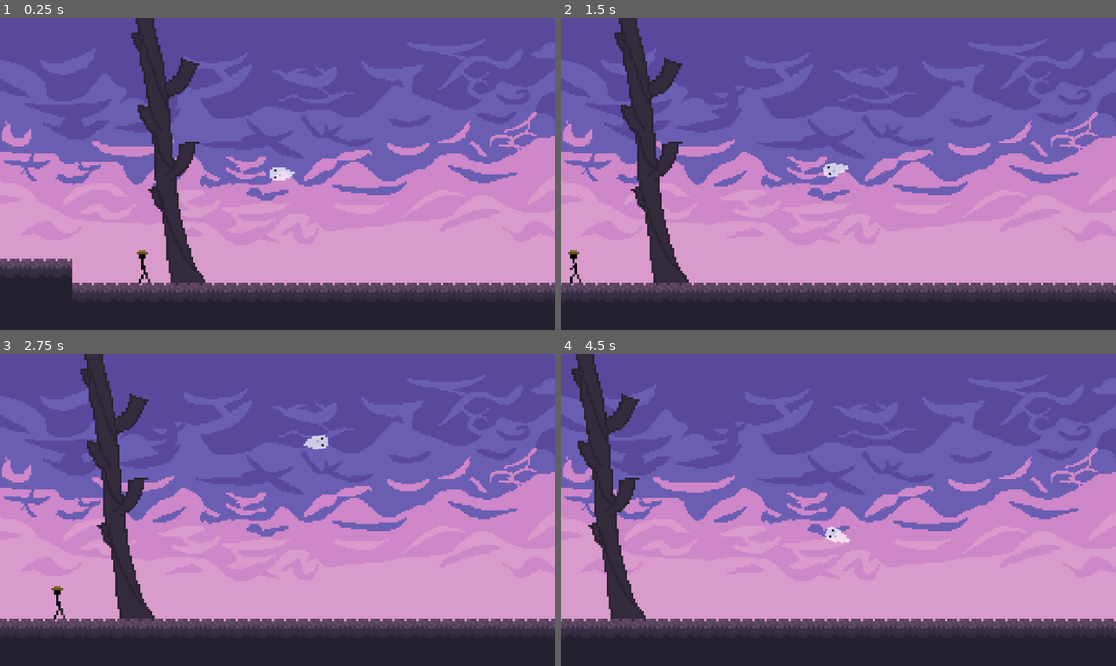
Above: before the commit, frames 1-4 (two rows, left to right).
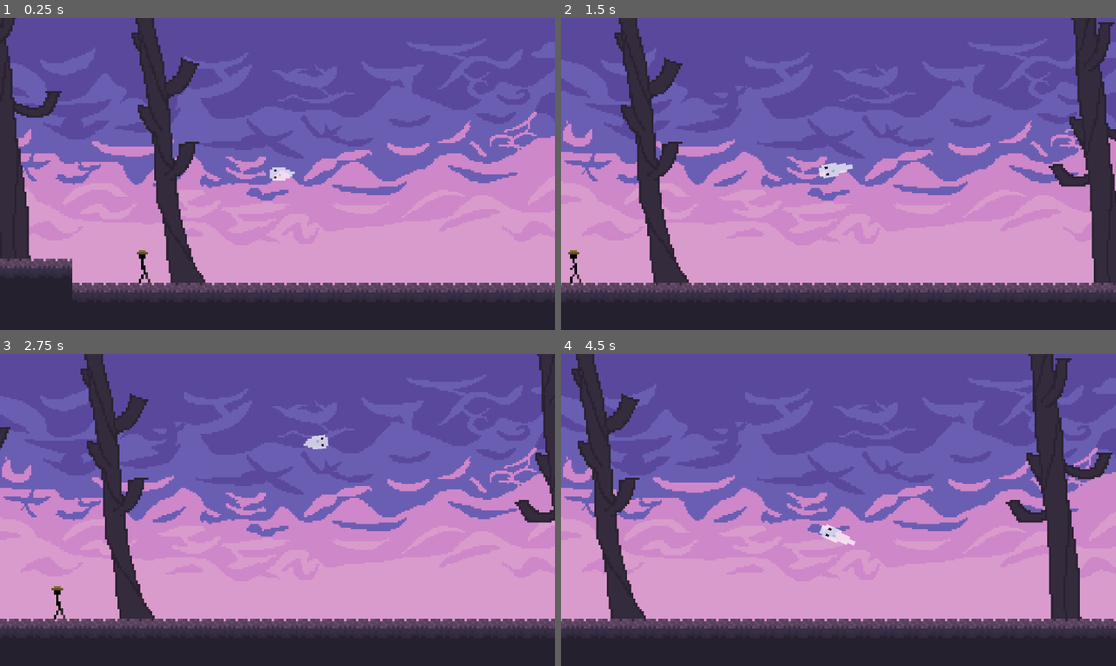
Above: after the commit, the same moments.

Repository: thbop/Spectre
Game: Godot game, scene res://Assets/Scene.tscn
The game is run twice, just before and just after one commit, with the same random seed, the same clock (stepped at 60 frames per second) and the same inputs.
Inputs (mouse positions are in pixels of both pictures, inside the frame that each line leads up to):
- Up to frame 1 (0.25 s): no input
- Up to frame 2 (1.5 s): move the mouse to (960, 158) at 0.52 s; move the mouse to (727, 189) at 1.27 s
- Up to frame 3 (2.75 s): move the mouse to (333, 441) at 2.02 s
- Up to frame 4 (4.5 s): move the mouse to (810, 572) at 2.77 s; move the mouse to (1005, 556) at 3.52 s; move the mouse to (672, 463) at 4.27 s

The runs differ from the first frame. In frame 1, 3.1% of the frame differs, in the area x 0-30%, y 0-78%; in frame 2, 4.7%; in frame 3, 1.5%; in frame 4, 5.3%, in the area x 4-100%, y 0-86%.

Commit message:
Stretchy Ghost

Diff:
--- a/Assets/Decos/LayerDeco.tscn
+++ b/Assets/Decos/LayerDeco.tscn
@@ -6,5 +6,6 @@
 scale = Vector2(4.26878, 4.26878)
 motion_scale = Vector2(0.6, 0.6)
 script = ExtResource("1_y4gbi")
+metadata/DecoName = "tree"
 
 [node name="Sprite2D" type="Sprite2D" parent="."]
--- a/Assets/Scene.tscn
+++ b/Assets/Scene.tscn
@@ -57,6 +57,12 @@
 texture = ExtResource("5_5pj34")
 centered = false
 
-[node name="LayerDeco" parent="ParallaxBackground" instance=ExtResource("5_fdum5")]
+[node name="tree" parent="ParallaxBackground" instance=ExtResource("5_fdum5")]
 position = Vector2(356, 280)
 metadata/DecoName = "tree2"
+
+[node name="tree2" parent="ParallaxBackground" instance=ExtResource("5_fdum5")]
+position = Vector2(1285, 286)
+
+[node name="LayerDeco" parent="ParallaxBackground" instance=ExtResource("5_fdum5")]
+position = Vector2(17, 233)
--- a/Assets/Scripts/Angel/Angel.gd
+++ b/Assets/Scripts/Angel/Angel.gd
@@ -2,7 +2,7 @@
 @onready var Animator = $Animator
 
 const SPEED: int = 100
-
+const BASESCALE: float = 2.667
 
 func _physics_process(_delta: float) -> void:
 	var toMouse: Vector2 = ( get_global_mouse_position() - position ).normalized()
@@ -11,6 +11,7 @@
 
 
 	velocity = toMouse * SPEED * log( toMouseDis )
+	Animator.scale.y = max( BASESCALE * (velocity.length() / 400), BASESCALE )
 
 	rotation = ( toMouseRot + 1.57075 )
 
Binary file changed: Assets/Graphics/Decos/tree2.png
Binary file changed: Assets/Graphics/Sketches/sketch.ase
